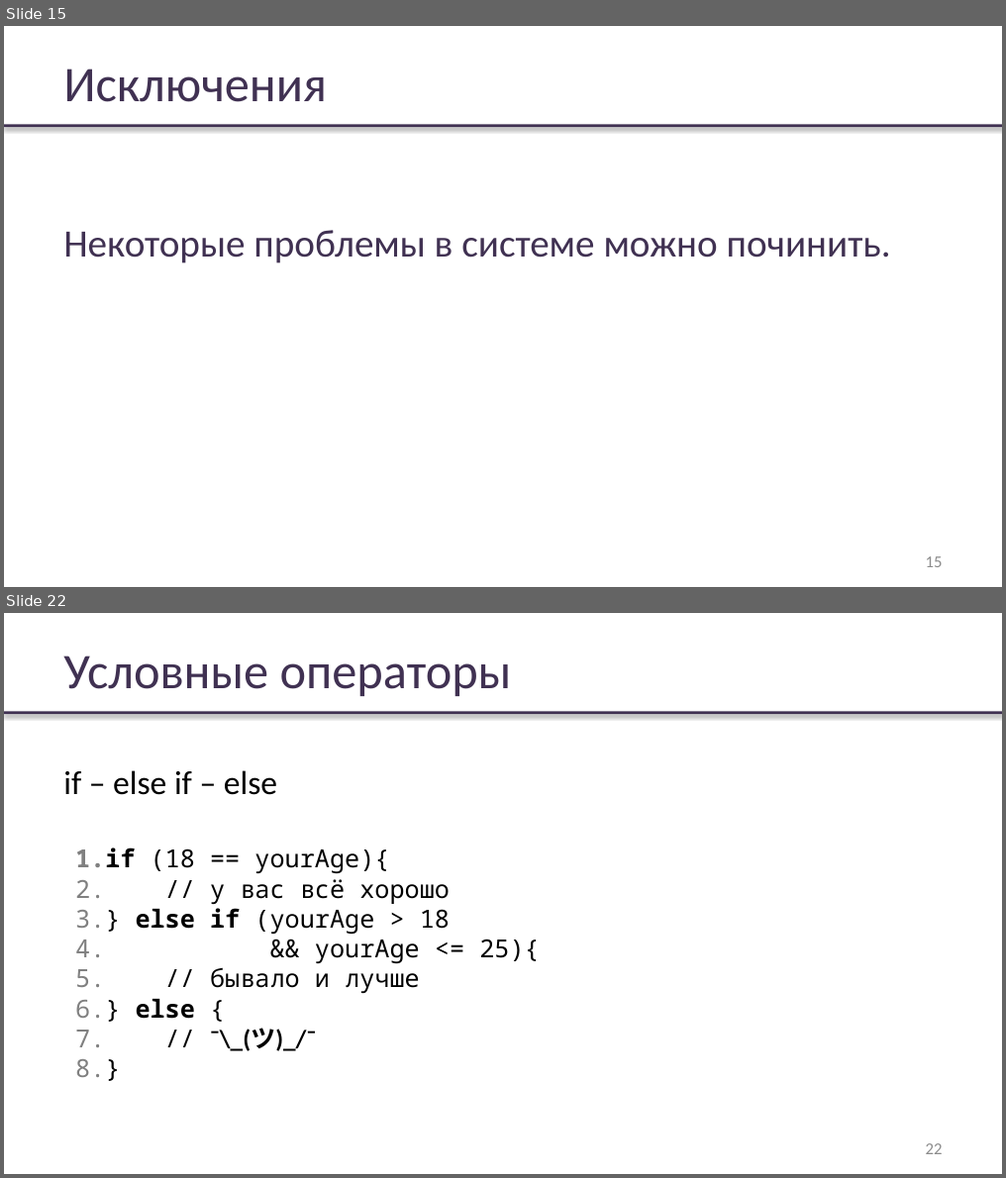
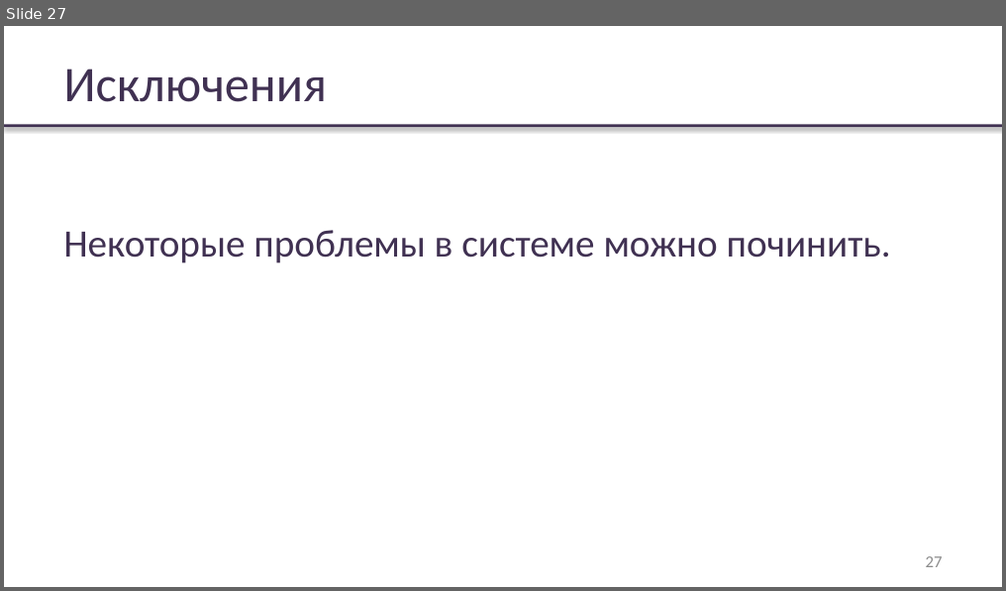
Before and after one commit to rybalkinsd/atom, a slide deck: lecture2/presentation/lecture02.pptx. Shown one above the other, each under a label of ours: slides 15 and 22 before the commit, slide 27 after it; the slides between them are not shown. The pictures are 1006x1178 and 1006x591 pixels, drawn with LibreOffice and Linux fonts; fonts in the diff are those of the drawing; background and template pictures are left out. Boxes give left, top, right and bottom in pixels: in the first picture for what was removed or moved away, otherwise in the second. Text is boxed around its words. In the diff, an @@ line names an element or a change of style, - is before the commit and + after.

```diff
--- a/lecture2/presentation/lecture02.pptx
+++ b/lecture2/presentation/lecture02.pptx
@@ slide 22 removed at <box>4,613,1002,1174</box>, background #FFFFFF; not listed: 1 template element that a slide beside it also shows @@
@@ text removed at <box>63,656,512,696</box> @@
-Условные операторы
@@ text removed at <box>63,770,277,795</box> @@
-if – else if – else
@@ text removed at <box>75,848,539,1052</box> @@
-1. if (18 == yourAge){
-2. // у вас всё хорошо
-3. } else if (yourAge > 18
-4. && yourAge <= 25){
-5. // бывало и лучше
-6. } else {
-7. // ¯\_(ツ)_/¯
-8. }
@@ page number removed at <box>926,1144,943,1155</box> @@
-22
@@ what was slide 15 is now slide 27 @@
@@ page number at <box>926,557,943,568</box>: text changed @@
-15
+27
```
Also in this commit, not shown: 10 slides changed, 24 slides added, 25 other slides removed, 3 other files.
